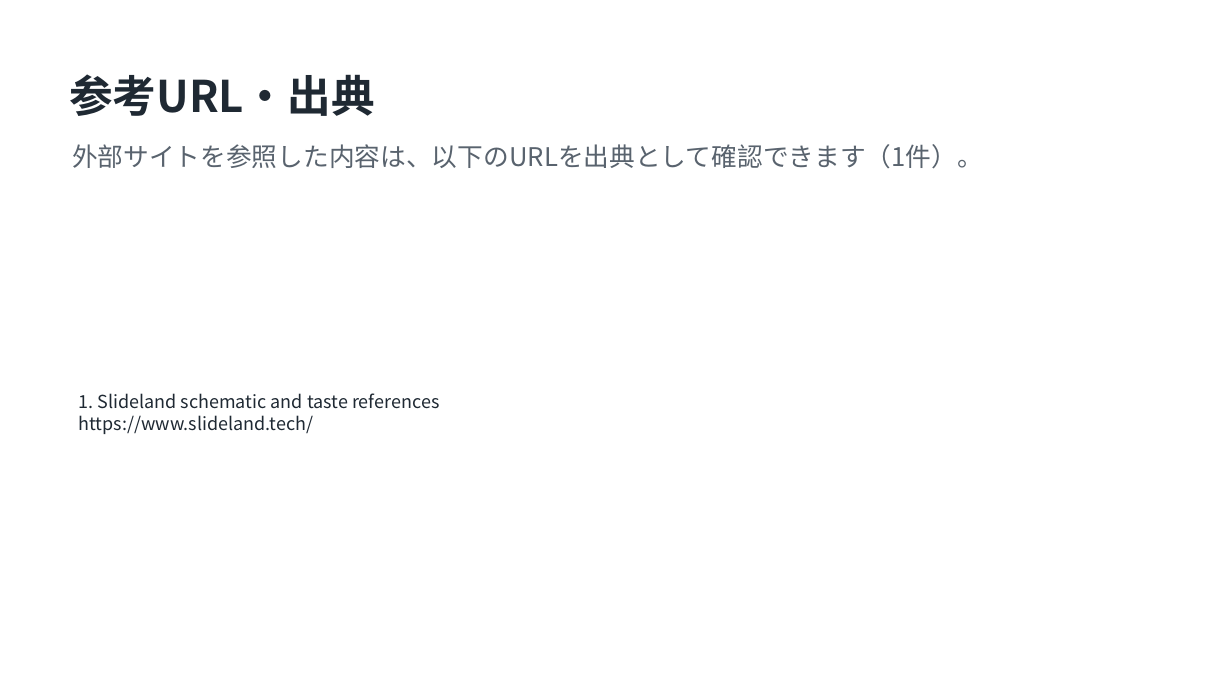
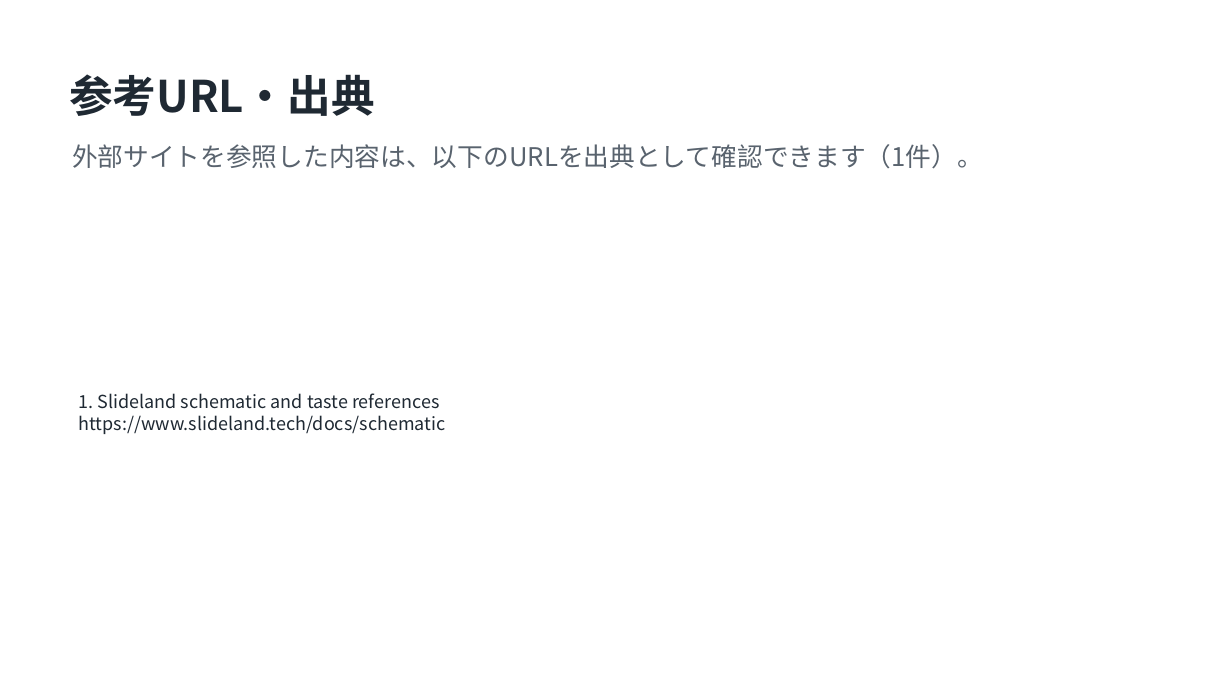
Before and after one commit to murasamelabo/pptcreater, a slide deck: slide 26 of samples/schematic-patterns.pptx (slide 5 before the commit). Drawn at 1232x693 pixels with LibreOffice and Linux fonts; fonts in the diff are those of the drawing. Boxes give left, top, right and bottom in pixels: in the first picture for what was removed or moved away, otherwise in the second. Text is boxed around its words. In the diff, an @@ line names an element or a change of style, - is before the commit and + after.

```diff
--- a/samples/schematic-patterns.pptx
+++ b/samples/schematic-patterns.pptx
@@ text at <box>79,415,446,434</box>: text changed @@
-https://www.slideland.tech/
+https://www.slideland.tech/docs/schematic
```
Also in this commit, not shown: 25 slides added, 4 slides removed, 15 other files.
